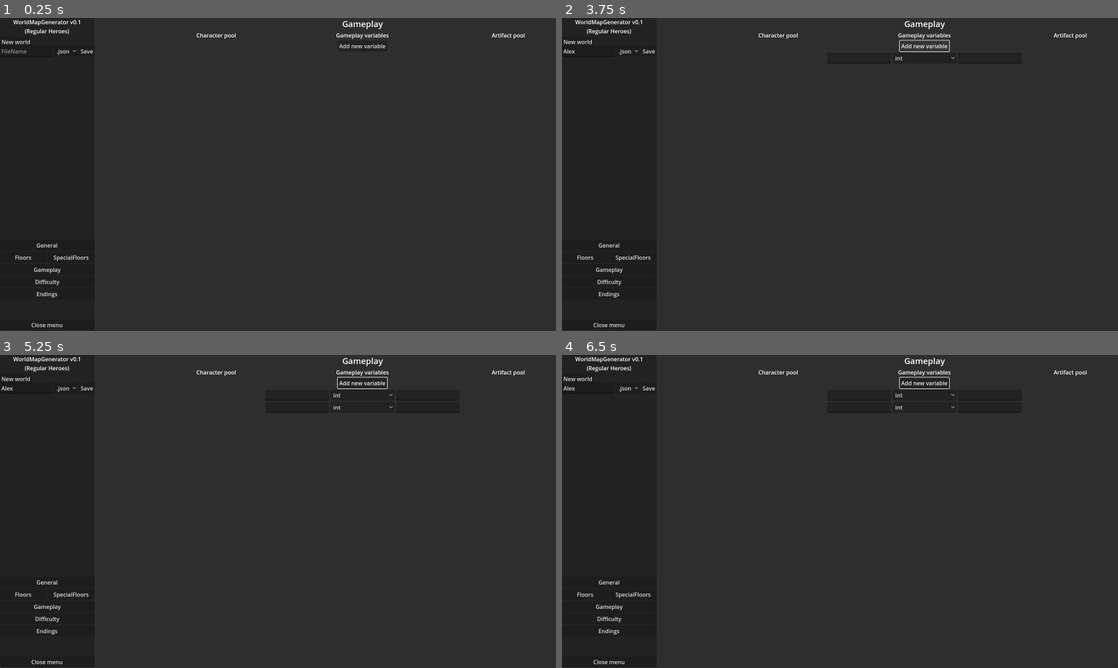
Above: before the commit, frames 1-4 (two rows, left to right).
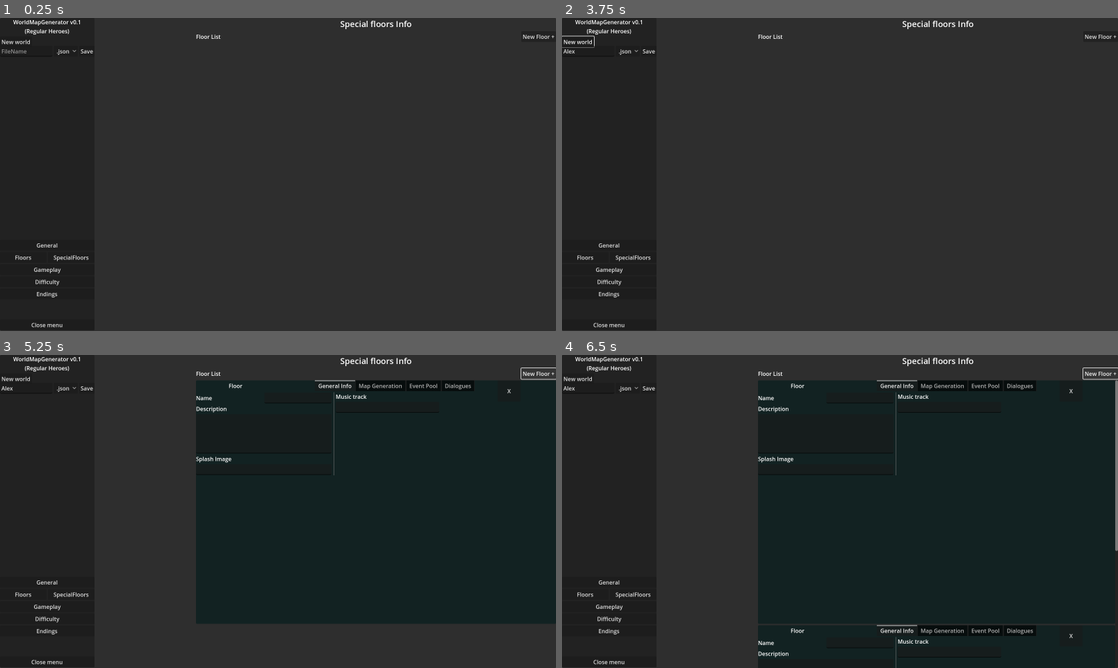
Above: after the commit, the same moments.

Repository: j-madariaga/godot-regh-world-creator
Game: Godot game, scene res://src/Scenes/MainWindow.tscn
The game is run twice, just before and just after one commit, with the same random seed, the same clock (stepped at 60 frames per second) and the same inputs.
Inputs (mouse positions are in pixels of both pictures, inside the frame that each line leads up to):
- Up to frame 1 (0.25 s): no input
- Up to frame 2 (3.75 s): click (589, 52) at 0.52 s; type "Alex" at 0.6 s; click "Save" at 1.25 s; click "New world" at 2 s; click "New world" at 2.75 s; click (923, 46) at 3.5 s, where only the run before the commit has a clickable "Add new variable"
- Up to frame 3 (5.25 s): click (361, 383) at 4.25 s, where only the run before the commit has a clickable "Add new variable"; click (539, 373) at 5 s, where only the run after the commit has a clickable "New Floor +"
- Up to frame 4 (6.5 s): click (1101, 373) at 5.75 s, where only the run after the commit has a clickable "New Floor +"

The runs differ from the first frame. In frame 1, 0.5% of the frame differs, in the area x 35-100%, y 0-10%; in frame 2, 0.6%; in frame 3, 44%; in frame 4, 51%, in the area x 35-100%, y 0-100%.
Error before the commit: Attempt to call function 'is_open' in base 'null instance' on a null instance. (res://src/Scripts/UI/WorldMapCreator.gd:224)
Error after the commit: Attempt to call function 'is_open' in base 'null instance' on a null instance. (res://src/Scripts/UI/WorldMapCreator.gd:226)

Commit message:
Map gen. parameter weights for extra control

Diff:
--- a/src/Scenes/FloorButton.tscn
+++ b/src/Scenes/FloorButton.tscn
@@ -126,12 +126,11 @@
 size_flags_horizontal = 3
 
 [node name="MapGenData" type="HBoxContainer" parent="Organizer"]
-visible = false
 layout_mode = 2
 offset_left = 29.0
 offset_top = 36.0
-offset_right = 683.0
-offset_bottom = 282.0
+offset_right = 699.0
+offset_bottom = 450.0
 size_flags_vertical = 3
 
 [node name="Right" type="VBoxContainer" parent="Organizer/MapGenData"]
@@ -160,6 +159,25 @@
 size_flags_vertical = 4
 size_flags_stretch_ratio = 0.2
 
+[node name="LayersWeight" type="HBoxContainer" parent="Organizer/MapGenData/Right"]
+layout_mode = 2
+size_flags_vertical = 3
+
+[node name="Label" type="Label" parent="Organizer/MapGenData/Right/LayersWeight"]
+layout_mode = 2
+size_flags_horizontal = 2
+text = "    Weights"
+
+[node name="ScrollContainer" type="ScrollContainer" parent="Organizer/MapGenData/Right/LayersWeight"]
+layout_mode = 2
+size_flags_horizontal = 3
+size_flags_stretch_ratio = 5.77
+
+[node name="WeightList" type="HBoxContainer" parent="Organizer/MapGenData/Right/LayersWeight/ScrollContainer"]
+layout_mode = 2
+size_flags_horizontal = 3
+size_flags_vertical = 3
+
 [node name="NPLayer" type="HBoxContainer" parent="Organizer/MapGenData/Right"]
 layout_mode = 2
 size_flags_vertical = 3
@@ -181,6 +199,25 @@
 size_flags_vertical = 4
 size_flags_stretch_ratio = 0.2
 
+[node name="NPLayerWeight" type="HBoxContainer" parent="Organizer/MapGenData/Right"]
+layout_mode = 2
+size_flags_vertical = 3
+
+[node name="Label" type="Label" parent="Organizer/MapGenData/Right/NPLayerWeight"]
+layout_mode = 2
+size_flags_horizontal = 2
+text = "    Weights"
+
+[node name="ScrollContainer" type="ScrollContainer" parent="Organizer/MapGenData/Right/NPLayerWeight"]
+layout_mode = 2
+size_flags_horizontal = 3
+size_flags_stretch_ratio = 5.77
+
+[node name="WeightList" type="HBoxContainer" parent="Organizer/MapGenData/Right/NPLayerWeight/ScrollContainer"]
+layout_mode = 2
+size_flags_horizontal = 3
+size_flags_vertical = 3
+
 [node name="Paths" type="HBoxContainer" parent="Organizer/MapGenData/Right"]
 layout_mode = 2
 size_flags_vertical = 3
@@ -202,6 +239,25 @@
 size_flags_vertical = 4
 size_flags_stretch_ratio = 0.2
 
+[node name="PathWeights" type="HBoxContainer" parent="Organizer/MapGenData/Right"]
+layout_mode = 2
+size_flags_vertical = 3
+
+[node name="Label" type="Label" parent="Organizer/MapGenData/Right/PathWeights"]
+layout_mode = 2
+size_flags_horizontal = 2
+text = "    Weights"
+
+[node name="ScrollContainer" type="ScrollContainer" parent="Organizer/MapGenData/Right/PathWeights"]
+layout_mode = 2
+size_flags_horizontal = 3
+size_flags_stretch_ratio = 5.77
+
+[node name="WeightList" type="HBoxContainer" parent="Organizer/MapGenData/Right/PathWeights/ScrollContainer"]
+layout_mode = 2
+size_flags_horizontal = 3
+size_flags_vertical = 3
+
 [node name="StartNodes" type="HBoxContainer" parent="Organizer/MapGenData/Right"]
 layout_mode = 2
 size_flags_vertical = 3
@@ -222,6 +278,25 @@
 size_flags_horizontal = 3
 size_flags_vertical = 4
 size_flags_stretch_ratio = 0.2
+
+[node name="StartWeights" type="HBoxContainer" parent="Organizer/MapGenData/Right"]
+layout_mode = 2
+size_flags_vertical = 3
+
+[node name="Label" type="Label" parent="Organizer/MapGenData/Right/StartWeights"]
+layout_mode = 2
+size_flags_horizontal = 2
+text = "    Weights"
+
+[node name="ScrollContainer" type="ScrollContainer" parent="Organizer/MapGenData/Right/StartWeights"]
+layout_mode = 2
+size_flags_horizontal = 3
+size_flags_stretch_ratio = 5.77
+
+[node name="WeightList" type="HBoxContainer" parent="Organizer/MapGenData/Right/StartWeights/ScrollContainer"]
+layout_mode = 2
+size_flags_horizontal = 3
+size_flags_vertical = 3
 
 [node name="VSeparator" type="VSeparator" parent="Organizer/MapGenData"]
 layout_mode = 2
@@ -365,6 +440,14 @@
 
 [connection signal="button_up" from="Organizer/CloseButton" to="." method="OnClose"]
 [connection signal="tab_changed" from="Organizer/HBoxContainer/TabBar" to="." method="SwitchTab"]
+[connection signal="value_changed" from="Organizer/MapGenData/Right/Layers/MinInput" to="." method="AddMapGenWeightEntry" binds= [0]]
+[connection signal="value_changed" from="Organizer/MapGenData/Right/Layers/MaxInput" to="." method="AddMapGenWeightEntry" binds= [0]]
+[connection signal="value_changed" from="Organizer/MapGenData/Right/NPLayer/MinInput" to="." method="AddMapGenWeightEntry" binds= [1]]
+[connection signal="value_changed" from="Organizer/MapGenData/Right/NPLayer/MaxInput" to="." method="AddMapGenWeightEntry" binds= [1]]
+[connection signal="value_changed" from="Organizer/MapGenData/Right/Paths/MinInput" to="." method="AddMapGenWeightEntry" binds= [2]]
+[connection signal="changed" from="Organizer/MapGenData/Right/Paths/MaxInput" to="." method="AddMapGenWeightEntry" binds= [2]]
+[connection signal="value_changed" from="Organizer/MapGenData/Right/StartNodes/MinInput" to="." method="AddMapGenWeightEntry" binds= [3]]
+[connection signal="value_changed" from="Organizer/MapGenData/Right/StartNodes/MaxInput" to="." method="AddMapGenWeightEntry" binds= [3]]
 [connection signal="button_up" from="Organizer/EventData/Right/EventTypes/AddType" to="." method="AddNodeType"]
 [connection signal="tab_changed" from="Organizer/EventData/Right/TypeBar" to="." method="SwitchEventTab"]
 [connection signal="tab_close_pressed" from="Organizer/EventData/Right/TypeBar" to="." method="RemoveNodeType"]
--- a/src/Scenes/MainWindow.tscn
+++ b/src/Scenes/MainWindow.tscn
@@ -237,6 +237,21 @@
 horizontal_alignment = 1
 vertical_alignment = 1
 
+[node name="HBoxContainer2" type="HBoxContainer" parent="FloorInfoScreen"]
+layout_mode = 2
+size_flags_horizontal = 0
+
+[node name="Title" type="Label" parent="FloorInfoScreen/HBoxContainer2"]
+layout_mode = 2
+size_flags_horizontal = 2
+text = "Max floors (Dflt. Goal)"
+vertical_alignment = 1
+
+[node name="MaxFloorInput" type="LineEdit" parent="FloorInfoScreen/HBoxContainer2"]
+layout_mode = 2
+size_flags_horizontal = 0
+text = "5"
+
 [node name="HBoxContainer" type="HBoxContainer" parent="FloorInfoScreen"]
 layout_mode = 2
 size_flags_horizontal = 3
@@ -261,7 +276,6 @@
 size_flags_vertical = 3
 
 [node name="SpecialFloorScreen" type="VBoxContainer" parent="."]
-visible = false
 layout_mode = 1
 anchors_preset = 11
 anchor_left = 1.0
@@ -300,8 +314,10 @@
 
 [node name="FloorList" type="VBoxContainer" parent="SpecialFloorScreen/FloorScroll"]
 layout_mode = 2
+size_flags_horizontal = 3
 
 [node name="GameplayScreen" type="VBoxContainer" parent="."]
+visible = false
 layout_mode = 1
 anchors_preset = 11
 anchor_left = 1.0
--- a/src/Scripts/UI/FloorButton.gd
+++ b/src/Scripts/UI/FloorButton.gd
@@ -29,6 +29,12 @@
 @onready var minStartNodes = $Organizer/MapGenData/Right/StartNodes/MinInput
 @onready var maxStartNodes = $Organizer/MapGenData/Right/StartNodes/MaxInput
 @onready var weightList = $Organizer/MapGenData/Left/Weights/ScrollContainer/WeightList
+
+@onready var layerWeights = $Organizer/MapGenData/Right/LayersWeight/ScrollContainer/WeightList
+@onready var nplWeights = $Organizer/MapGenData/Right/NPLayerWeight/ScrollContainer/WeightList
+@onready var startWeights = $Organizer/MapGenData/Right/StartWeights/ScrollContainer/WeightList
+@onready var pathsWeights = $Organizer/MapGenData/Right/PathWeights/ScrollContainer/WeightList
+
 @onready var mapGenRulesInput = $Organizer/MapGenData/Left/AdditionalRules/ScriptInput
 
 # Events
@@ -48,6 +54,55 @@
 	UpdateWeightTabs();
 	SetEventHolders();
 	return;
+
+func AddMapGenWeightEntry(_value : float = 0.0, type : int = 0):
+	match type:
+		0: # Layers
+
+
+			var count  = int(maxLayers.value) - int(minLayers.value) + 1
+
+			for ch in layerWeights.get_children():
+				ch.free();
+
+			for i in count:
+				var spinBox = SpinBox.new()
+				spinBox.step = 0.1;
+				layerWeights.add_child(spinBox);
+
+		1: # Nodes per layer
+			var count  = int(maxNodesPerLayer.value) - int(minNodesPerLayer.value) + 1
+
+			for ch in nplWeights.get_children():
+				ch.free();
+
+			for i in count:
+				var spinBox = SpinBox.new()
+				spinBox.step = 0.1;
+				nplWeights.add_child(spinBox);
+		2: # Min paths
+			var count  = int(maxPaths.value) - int(minPaths.value) + 1
+
+			for ch in pathsWeights.get_children():
+				ch.free();
+
+			for i in count:
+				var spinBox = SpinBox.new()
+				spinBox.step = 0.1;
+				pathsWeights.add_child(spinBox);
+
+
+		3: # Start nodes
+			var count  = int(maxStartNodes.value) - int(minStartNodes.value) + 1
+
+			for ch in startWeights.get_children():
+				ch.free();
+
+			for i in count:
+				var spinBox = SpinBox.new()
+				spinBox.step = 0.1;
+				startWeights.add_child(spinBox);
+
 
 func SetEventHolders():
 	var typeNames = []
@@ -190,6 +245,22 @@
 
 	floorRes.additionalMapGenRules = mapGenRulesInput.text;
 
+	# Map gen weights
+	floorRes.layerWeights = []
+	for ch : SpinBox in layerWeights.get_children():
+		floorRes.layerWeights.append(ch.value)
+
+	floorRes.nodesPerLayerWeights = []
+	for ch : SpinBox in nplWeights.get_children():
+		floorRes.nodesPerLayerWeights.append(ch.value)
+
+	floorRes.startNodeWeights = []
+	for ch : SpinBox in startWeights.get_children():
+		floorRes.startNodeWeights.append(ch.value)
+
+	floorRes.nodePathWeights = []
+	for ch : SpinBox in pathsWeights.get_children():
+		floorRes.nodePathWeights.append(ch.value)
 
 	# Event pools
 	floorRes.nodeTypeWeights = {}
@@ -228,16 +299,48 @@
 	floorImage.text = floorData.splashImageFilename;
 	musicTrackName.text = floorData.floorMusicName;
 
-	minLayers.value = (floorData.minLayers);
-	maxLayers.value = (floorData.maxLayers);
-	minNodesPerLayer.value = (floorData.minNodesPerLayer);
-	maxNodesPerLayer.value = (floorData.maxNodesPerLayer);
-	minPaths.value = (floorData.minNodePaths);
-	maxPaths.value = (floorData.maxNodePaths);
-	minStartNodes.value = (floorData.minStartNodes)
-	maxStartNodes.value = (floorData.maxStartNodes)
+	minLayers.set_value_no_signal(floorData.minLayers);
+	maxLayers.set_value_no_signal(floorData.maxLayers);
+	minNodesPerLayer.set_value_no_signal(floorData.minNodesPerLayer);
+	maxNodesPerLayer.set_value_no_signal(floorData.maxNodesPerLayer);
+	minPaths.set_value_no_signal(floorData.minNodePaths);
+	maxPaths.set_value_no_signal(floorData.maxNodePaths);
+	minStartNodes.set_value_no_signal(floorData.minStartNodes)
+	maxStartNodes.set_value_no_signal(floorData.maxStartNodes)
 
 	mapGenRulesInput.text = floorData.additionalMapGenRules;
+
+	# Map gen weights
+	for ch in layerWeights.get_children():
+		ch.free();
+	for ch in nplWeights.get_children():
+		ch.free();
+	for ch in pathsWeights.get_children():
+		ch.free();
+	for ch in startWeights.get_children():
+		ch.free();
+
+	for i in floorData.layerWeights:
+		var spinBox = SpinBox.new()
+		spinBox.step = 0.1;
+		spinBox.value = i;
+		layerWeights.add_child(spinBox);
+	for i in floorData.nodesPerLayerWeights:
+		var spinBox = SpinBox.new()
+		spinBox.step = 0.1;
+		spinBox.value = i;
+		nplWeights.add_child(spinBox);
+	for i in floorData.nodePathWeights:
+		var spinBox = SpinBox.new()
+		spinBox.step = 0.1;
+		spinBox.value = i;
+		pathsWeights.add_child(spinBox);
+	for i in floorData.startNodeWeights:
+		var spinBox = SpinBox.new()
+		spinBox.step = 0.1;
+		spinBox.value = i;
+		startWeights.add_child(spinBox);
+
 
 	# Node weight table
 	for ch in eventScrollHolder.get_children():
--- a/src/Scripts/UI/WorldMapCreator.gd
+++ b/src/Scripts/UI/WorldMapCreator.gd
@@ -28,8 +28,9 @@
 @onready var imageInput = $WorldInfoScreen/SplashImage/TextureName
 @onready var bootDialogueList = $WorldInfoScreen/BootDialogues/List
 
+@onready var maxFloorsInput = $FloorInfoScreen/HBoxContainer2/MaxFloorInput
 @onready var floorList = $FloorInfoScreen/FloorScroll/FloorList
-@onready var specialFloorList = $SideMenu/VBoxContainer/FloorInfo/SpecialFloors
+@onready var specialFloorList = $SpecialFloorScreen/FloorScroll/FloorList
 
 @onready var gameplayVarList = $GameplayScreen/Hold/Rules/GameplayVarList
 
@@ -164,6 +165,7 @@
 	worldRes.internalName = internalName.text;
 	worldRes.description = descInput.text;
 	worldRes.menuImageFilename = imageInput.text;
+	worldRes.maxFloors = int(maxFloorsInput.text)
 
 	for startDial : DialogueEntry in bootDialogueList.get_children():
 		worldRes.bootDialogueArray.append(startDial.SaveResource());
@@ -261,6 +263,7 @@
 	internalName.text = worldRes.internalName;
 	descInput.text = worldRes.description;
 	imageInput.text = worldRes.menuImageFilename;
+	maxFloorsInput.text = str(worldRes.maxFloors);
 
 	for dial in worldRes.bootDialogueArray:
 		var dialEntry := DIAL_ENTRY_OBJ.instantiate();
--- a/src/Scripts/WorldData/FloorResource.gd
+++ b/src/Scripts/WorldData/FloorResource.gd
@@ -10,12 +10,17 @@
 @export_group("Map Generation")
 @export var minLayers : int = 0;
 @export var maxLayers : int = 0
+@export var layerWeights : Array[float] = [];
 @export var minNodesPerLayer : int = 0;
 @export var maxNodesPerLayer : int = 0;
+@export var nodesPerLayerWeights : Array[float] = [];
 @export var minNodePaths : int = 0;
 @export var maxNodePaths : int = 0;
+@export var nodePathWeights : Array[float] = [];
 @export var minStartNodes : int = 0;
 @export var maxStartNodes : int = 0;
+@export var startNodeWeights : Array[float] = [];
+
 @export var nodeTypeWeights : Dictionary = {}
 @export var additionalMapGenRules : String = "";
 
--- a/src/Scripts/WorldData/WorldResource.gd
+++ b/src/Scripts/WorldData/WorldResource.gd
@@ -10,6 +10,7 @@
 
 @export_group("Floors")
 @export var floors : Array[FloorResource] = []
+@export var maxFloors : int = 5;
 
 @export_group("Special Floors")
 @export var specFloors : Array[FloorResource] = []
